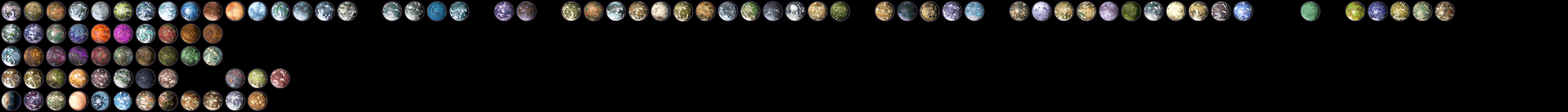
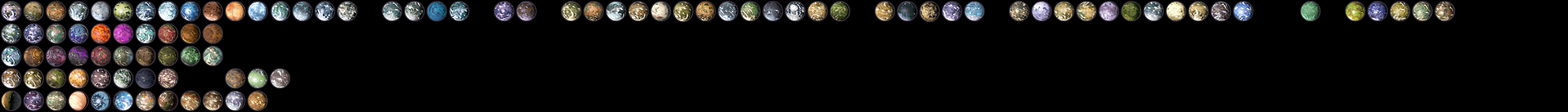
Comparing the layer stacks of the two (1568, 112) images. Changes:
renamed "Layer 23" to "Layer 116", painted on it over [1, 91, 21, 110]
renamed "Layer 99" to "Layer 113", moved it above "Layer 115", painted on it over [226, 69, 245, 88]
renamed "Layer 112" to "Layer 115", painted on it over [270, 69, 289, 88]
renamed "Layer 111" to "Layer 114", painted on it over [248, 68, 267, 88]
renamed "Layer 110" to "Layer 123", painted on it over [113, 91, 133, 111]
